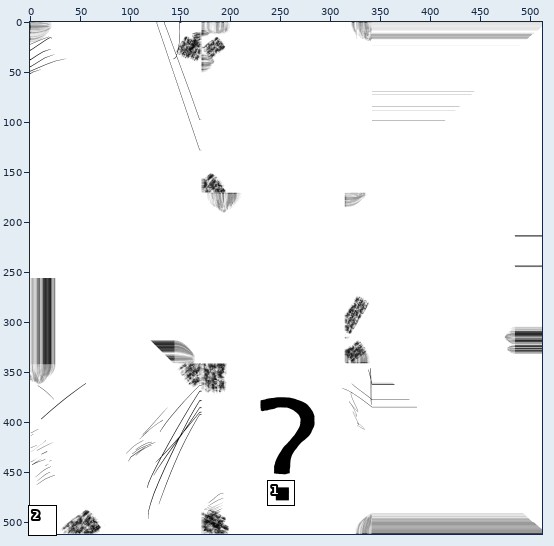
Two states of a sprite sheet, Assets/Images/Stage/MessageBlock/Metalness.png. Above, an overview of the earlier version with the close-up marked.
Close-up. Before:
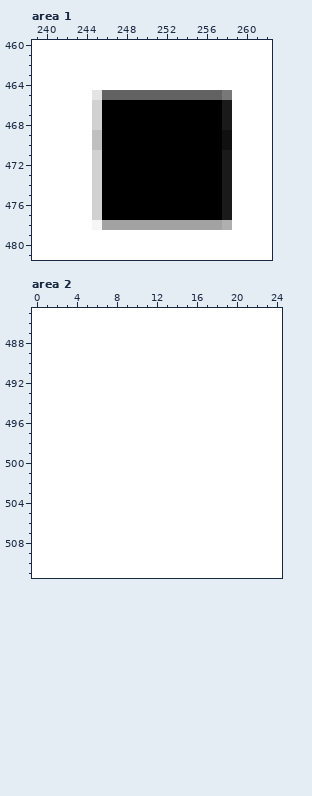
The file is 512x512 pixels. Colours within 5 levels of each other are drawn and written as one. Shown: area 1: x 239..262, y 460..481; area 2: x 0..24, y 485..511. The commit also changed other parts of the picture, which this record leaves out.
After:
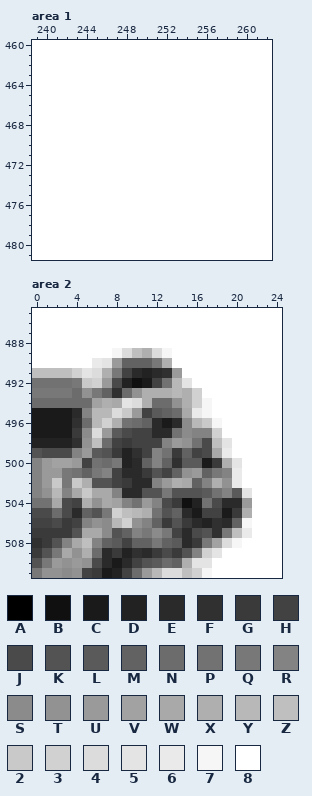
Palette (. is transparent): A #000000  B #101010  C #1a1a1a  D #222222  E #2a2a2a  F #303030  G #3a3a3a  H #424242  J #4a4a4a  K #535353  L #5a5a5a  M #626262  N #6c6c6c  P #727272  Q #787878  R #838383  S #8b8b8b  T #929292  U #9a9a9a  V #a2a2a2  W #a9a9a9  X #afafaf  Y #b8b8b8  Z #bfbfbf  2 #c9c9c9  3 #d1d1d1  4 #dcdcdc  5 #e4e4e4  6 #eaeaea  7 #f6f6f6  8 #ffffff
Diff:
Changed rows in their new state; - is an unchanged pixel.
Area 1:
first column x 245:
465 88888888888888
466 88888888888888
467 88888888888888
468 88888888888888
469 88888888888888
470 88888888888888
471 88888888888888
472 88888888888888
473 88888888888888
474 88888888888888
475 88888888888888
476 88888888888888
477 88888888888888
478 88888888888888
Area 2:
first column x 0:
489 --------74ZX47--------
490 ------65UMMMQX--------
491 ZZZZ354XQHEDEFU-------
492 PPPPQ23UJDBCHPY5------
493 QQQQNTQMFNTXXXYX3-----
494 NNNNNNVXW54XNNTX37----
495 CCCCERYY42UHLMNW67----
496 CCCCFNY3XPNMECESY27---
497 CCCCGS4ULJHHEEPSRR3---
498 DDDDFTZNHGHHHRUTPJZ5--
499 KJJJRULKGDFHRPGMHJW6--
500 RUVVUHPNQDEMRMFLLCGX5-
501 RUUQPMQRHEEGKHMTUMQR6-
502 RU2Q2XKKHGEERUXWMRXT6-
503 RTYRW2WWREEKKQKKKLPRL5
504 PPWJHXTWVRPURJGBDPJEEU
505 JJNJEMKQ3ZYXPKMECHHCGX
506 HHJGHRTSY3TRMGKGEDFEM7
507 GGGGKWWSKMRQSQHEJKFQZ6
508 FGKRWZRMLHMMQMLEGQV47-
509 GKQWTXNEGDFEGJGKR35---
510 KQUTUTJECEHKLNMX55----
511 QTTSTHGCDHNUY44Z37----
Changed places in both close-ups, as pixel boxes (x1, y1, x2, y2):
changed: (92, 90, 232, 230)
changed: (32, 348, 252, 578)
